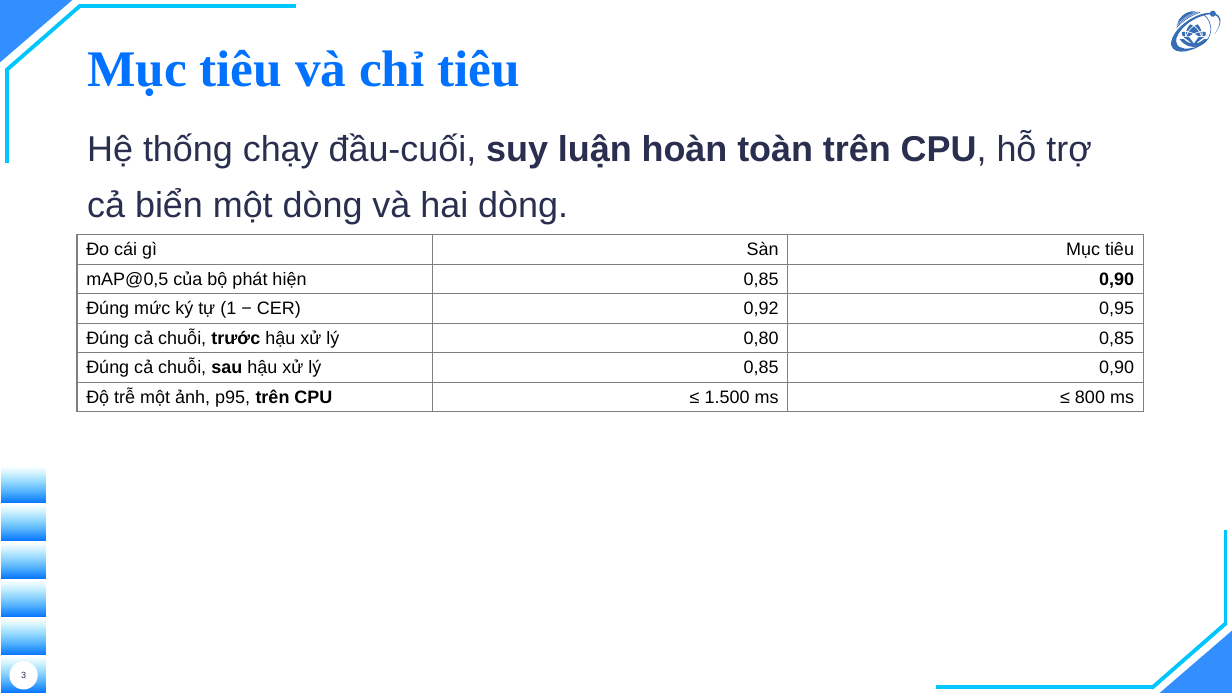
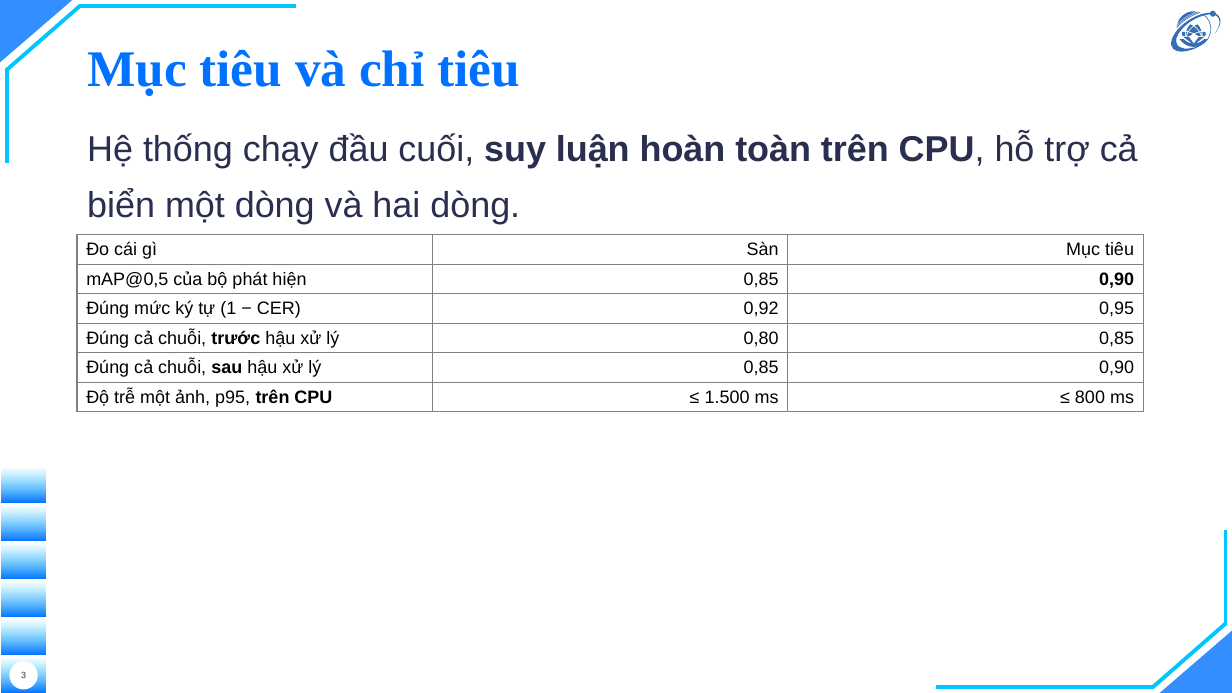
Before and after one commit to hieunguyen2604/alpr-do-an-mon-hoc, a slide deck: slide 3 of docs/slides/12-slides-mon-hoc.pptx. Drawn at 1232x693 pixels with LibreOffice and Linux fonts; fonts in the diff are those of the drawing; background and template pictures are left out. Boxes give left, top, right and bottom in pixels: in the first picture for what was removed or moved away, otherwise in the second. Text is boxed around its words. In the diff, an @@ line names an element or a change of style, - is before the commit and + after.

```diff
--- a/docs/slides/12-slides-mon-hoc.pptx
+++ b/docs/slides/12-slides-mon-hoc.pptx
@@ text at (87,133,1138,224): text changed @@
-Hệ thống chạy đầu-cuối, suy luận hoàn toàn trên CPU, hỗ trợ cả biển một dòng và hai dòng.
+Hệ thống chạy đầu cuối, suy luận hoàn toàn trên CPU, hỗ trợ cả biển một dòng và hai dòng.
```
Also in this commit, not shown: 6 other slides changed, 17 other files.
